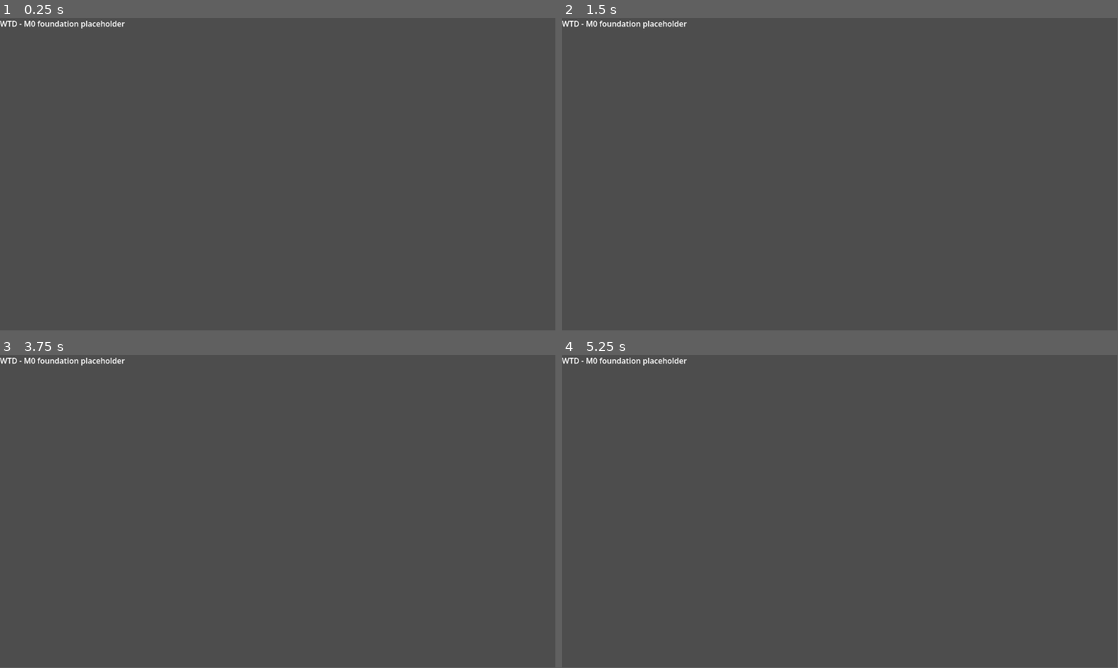
Above: before the commit, frames 1-4 (two rows, left to right).
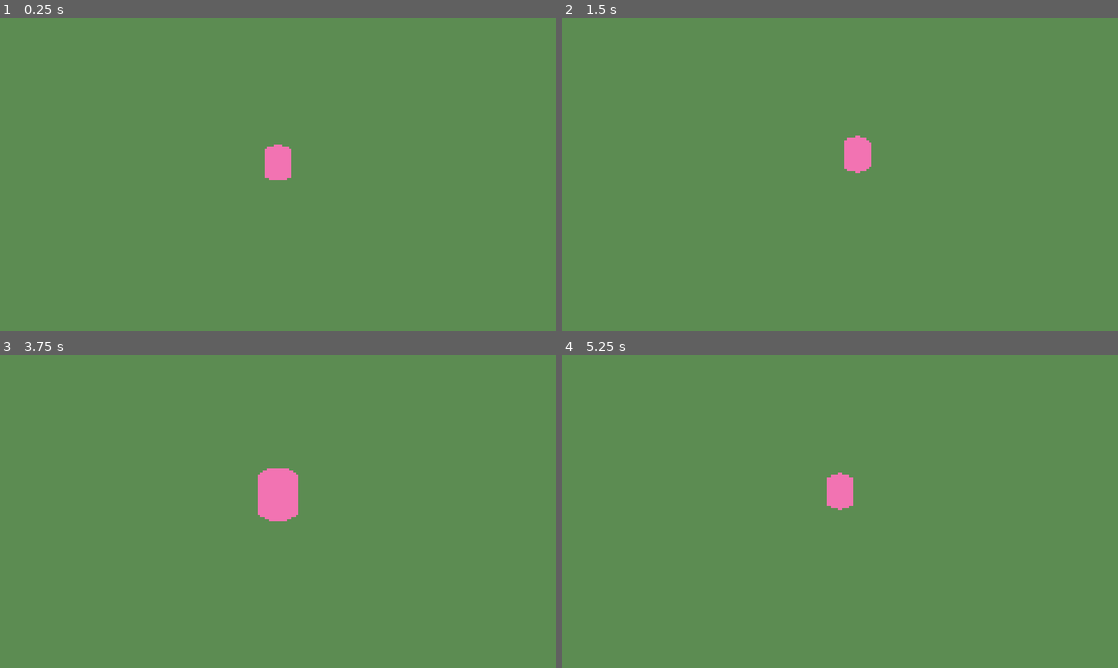
Above: after the commit, the same moments.

Repository: adrienlamotte/w-td
Game: Godot game, scene res://view/main.tscn
The game is run twice, just before and just after one commit, with the same random seed, the same clock (stepped at 60 frames per second) and the same inputs.
Inputs (mouse positions are in pixels of both pictures, inside the frame that each line leads up to):
- Up to frame 1 (0.25 s): no input
- Up to frame 2 (1.5 s): tap Enter at 0.5 s; move the mouse to (962, 158) at 0.52 s; tap S (cam_pan_down, bound only after the commit) at 0.6 s; click (962, 158) at 0.67 s; tap A (cam_pan_left, bound only after the commit) at 0.8 s; tap Space at 1.25 s; drag from (728, 190) to (812, 237) at 1.27 s
- Up to frame 3 (3.75 s): tap Enter at 2, 3.5 s; move the mouse to (333, 442) at 2.02 s; tap D (cam_pan_right, bound only after the commit) at 2.1 s; click (333, 442) at 2.17 s; tap W (cam_pan_up, bound only after the commit) at 2.3 s; tap Space at 2.75 s; drag from (250, 574) to (111, 464) at 2.77 s; move the mouse to (444, 558) at 3.52 s; hold Mouse wheel up (cam_zoom_in, bound only after the commit) from 3.53 s (still down); click (444, 558) at 3.67 s
- Up to frame 4 (5.25 s): tap Mouse wheel down (cam_zoom_out, bound only after the commit) at 3.8 s; release Mouse wheel up (cam_zoom_in, bound only after the commit) at 4.25 s; tap Space at 4.25 s; drag from (673, 464) to (756, 433) at 4.27 s; move the mouse to (867, 511) at 5.02 s; tap S (cam_pan_down, bound only after the commit) at 5.1 s; click (867, 511) at 5.17 s
The window is 799x449 before the commit and 800x450 after it. Grey fills any space a smaller window leaves; there, only what the larger window draws over its background counts as a difference.

The runs differ from the first frame. In frame 1, 100% of the frame differs, in the area x 0-100%, y 0-100%; in frame 2, 100%; in frame 3, 100%; in frame 4, 100%.

Commit message:
006: main scene, input actions, base resolution, docs (D-086)
Co-Authored-By: Claude Opus 5.5 (1M context) <noreply@anthropic.com>

Diff:
--- a/game/project.godot
+++ b/game/project.godot
@@ -7,3 +7,37 @@
 config/name="WTD"
 run/main_scene="res://view/main.tscn"
 config/features=PackedStringArray("4.7")
+
+[display]
+
+window/size/viewport_width=2560
+window/size/viewport_height=1440
+window/stretch/mode="canvas_items"
+window/stretch/aspect="expand"
+
+[input]
+
+cam_pan_up={
+"deadzone": 0.2,
+"events": [Object(InputEventKey,"physical_keycode":87), Object(InputEventKey,"physical_keycode":4194320)]
+}
+cam_pan_down={
+"deadzone": 0.2,
+"events": [Object(InputEventKey,"physical_keycode":83), Object(InputEventKey,"physical_keycode":4194322)]
+}
+cam_pan_left={
+"deadzone": 0.2,
+"events": [Object(InputEventKey,"physical_keycode":65), Object(InputEventKey,"physical_keycode":4194319)]
+}
+cam_pan_right={
+"deadzone": 0.2,
+"events": [Object(InputEventKey,"physical_keycode":68), Object(InputEventKey,"physical_keycode":4194321)]
+}
+cam_zoom_in={
+"deadzone": 0.2,
+"events": [Object(InputEventMouseButton,"button_index":4)]
+}
+cam_zoom_out={
+"deadzone": 0.2,
+"events": [Object(InputEventMouseButton,"button_index":5)]
+}
--- /dev/null
+++ b/game/view/game_view.gd
@@ -0,0 +1,11 @@
+extends Node3D
+## Root of main.tscn: owns the sim and drives it at a fixed step (D-086). No game rules here.
+
+const RUN_SEED: int = 1  # placeholder until StartRun exists (M2)
+
+var world: SimWorld = SimWorld.new(RUN_SEED)
+var driver: SimDriver = SimDriver.new(world)
+
+
+func _process(delta: float) -> void:
+	driver.advance(delta)
--- a/game/view/main.tscn
+++ b/game/view/main.tscn
@@ -1,4 +1,38 @@
 [gd_scene format=3]
 
-[node name="Main" type="Label"]
-text = "WTD - M0 foundation placeholder"
+[ext_resource type="Script" path="res://view/game_view.gd" id="1_view"]
+[ext_resource type="Script" path="res://view/iso_camera.gd" id="2_cam"]
+
+[sub_resource type="StandardMaterial3D" id="mat_ground"]
+shading_mode = 0
+albedo_color = Color(0.36, 0.55, 0.32, 1)
+
+[sub_resource type="PlaneMesh" id="mesh_ground"]
+material = SubResource("mat_ground")
+size = Vector2(80, 80)
+
+[sub_resource type="StandardMaterial3D" id="mat_guardian"]
+shading_mode = 0
+albedo_color = Color(0.95, 0.45, 0.7, 1)
+
+[sub_resource type="CylinderMesh" id="mesh_guardian"]
+material = SubResource("mat_guardian")
+top_radius = 1.0
+bottom_radius = 1.0
+height = 2.0
+
+[node name="Main" type="Node3D"]
+script = ExtResource("1_view")
+
+[node name="CameraRig" type="Node3D" parent="."]
+script = ExtResource("2_cam")
+
+[node name="Camera3D" type="Camera3D" parent="CameraRig"]
+projection = 1
+
+[node name="Ground" type="MeshInstance3D" parent="."]
+mesh = SubResource("mesh_ground")
+
+[node name="Guardian" type="MeshInstance3D" parent="."]
+transform = Transform3D(1, 0, 0, 0, 1, 0, 0, 0, 1, 0, 1, 0)
+mesh = SubResource("mesh_guardian")
Not shown, added: game/view/game_view.gd.uid
Not shown, changed: docs/02_TECH_ARCHITECTURE.md
Not shown, changed: docs/DECISIONS.md
